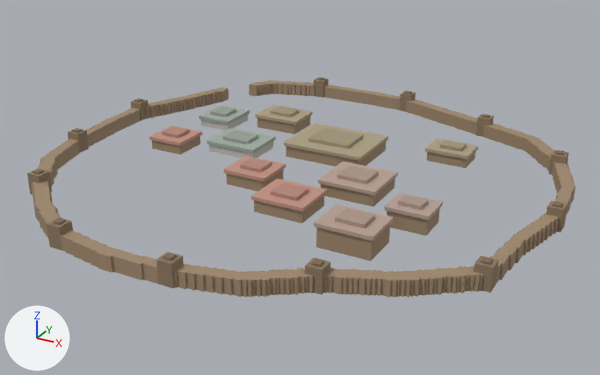
The glTF model assets/edificios/ciudad_poblado_orco_poi_2603_2084_01.glb, before and after one commit.
Rendered twice from a 50 mm lens placed at (46.1, -95.7, 45.7), pointed at (-5.8, -1.3, -1.5). Lighting does not change. The marker at lower left points along +X, +Y and +Z. The picture after the commit comes second. Vertices at exactly the same position are counted once.

The scene before the commit, as lines of its bpy script (objects in view):
```python
me_ciudad_poblado_orco_poi_2603_2084 = bpy.data.meshes.new('ciudad_poblado_orco_poi_2603_2084')
me_ciudad_poblado_orco_poi_2603_2084.from_pydata(...)  # 3035 vertices, 4254 faces; spans x -42.8..30.2, y -35.0..35.2, z 0.0..3.8
me_ciudad_poblado_orco_poi_2603_2084.materials.append(mat_vertexcolor)
ob_ciudad_poblado_orco_poi_2603_2084 = bpy.data.objects.new('ciudad_poblado_orco_poi_2603_2084', me_ciudad_poblado_orco_poi_2603_2084)
ob_ciudad_poblado_orco_poi_2603_2084.location = (0.0, 0.0, 0.0)
```
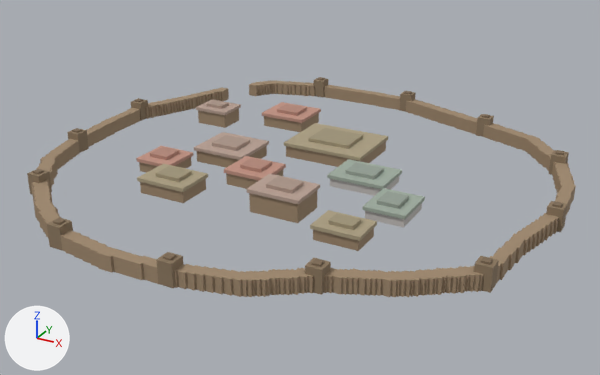
Changed parts and their boxes [x1, y1, x2, y2] in the pictures (600 x 375 px; the box of a moved part takes in the faces that stretch with it):
part 1 of me_ciudad_poblado_orco_poi_2603_2084, moved or reshaped: before [207, 128, 276, 158]; after [362, 188, 425, 228]
part 2 of me_ciudad_poblado_orco_poi_2603_2084, moved or reshaped: before [314, 205, 393, 261]; after [246, 174, 320, 223]
part 3 of me_ciudad_poblado_orco_poi_2603_2084, moved or reshaped: before [255, 105, 313, 134]; after [137, 164, 208, 203]
part 4 of me_ciudad_poblado_orco_poi_2603_2084, moved or reshaped: before [149, 126, 202, 155]; after [136, 146, 193, 173]
part 5 of me_ciudad_poblado_orco_poi_2603_2084, moved or reshaped: before [384, 193, 443, 236]; after [196, 100, 241, 128]
part 6 of me_ciudad_poblado_orco_poi_2603_2084, moved or reshaped: before [425, 138, 478, 168]; after [310, 210, 377, 251]
part 7 of me_ciudad_poblado_orco_poi_2603_2084, moved or reshaped: before [251, 179, 327, 223]; after [262, 102, 321, 132]
part 8 of me_ciudad_poblado_orco_poi_2603_2084, moved or reshaped: before [318, 162, 398, 207]; after [194, 132, 269, 168]
part 9 of me_ciudad_poblado_orco_poi_2603_2084, added: after [327, 159, 402, 196]
part 10 of me_ciudad_poblado_orco_poi_2603_2084, deleted: before [199, 105, 250, 130]

What the commit changed:
me_ciudad_poblado_orco_poi_2603_2084 has 3035 vertices, 4254 faces and spans x -42.8..30.2, y -35.0..35.2, z 0.0..3.8.
me_ciudad_poblado_orco_poi_2603_2084 is used by ob_ciudad_poblado_orco_poi_2603_2084; location (0.0, 0.0, 0.0).
me_ciudad_poblado_orco_poi_2603_2084 part 1: the loose piece of 32 vertices spanning x -23.0..-14.8, y 0.8..7.2, z 0.0..2.2 is scaled about its middle by (0.691, 1, 1), then moved by (29.2, -10.0, 0.0).
me_ciudad_poblado_orco_poi_2603_2084 part 2: the loose piece of 32 vertices spanning x 5.8..13.2, y -19.0..-13.2, z 0.0..3.8 is moved by (-12.0, 4.5, 0.0).
me_ciudad_poblado_orco_poi_2603_2084 part 3: the loose piece of 32 vertices spanning x -22.2..-14.8, y 13.5..19.2, z 0.0..2.8 is moved by (0.0, -30.0, 0.0).
me_ciudad_poblado_orco_poi_2603_2084 part 4: the loose piece of 32 vertices spanning x -31.2..-25.5, y -2.5..3.2, z 0.0..2.5 is moved by (4.0, -8.0, 0.0).
me_ciudad_poblado_orco_poi_2603_2084 part 5: the loose piece of 32 vertices spanning x 10.8..16.5, y -10.0..-5.2, z 0.0..3.2 is moved by (-42.8, 20.8, 0.0).
me_ciudad_poblado_orco_poi_2603_2084 part 6: the loose piece of 32 vertices spanning x 7.2..13.8, y 13.0..17.8, z 0.0..2.5 is moved by (-2.8, -30.5, 0.0).
me_ciudad_poblado_orco_poi_2603_2084 part 7: the loose piece of 32 vertices spanning x -5.8..1.8, y -14.2..-7.8, z 0.0..2.8 is moved by (-16.0, 29.0, 0.0).
me_ciudad_poblado_orco_poi_2603_2084 part 8: the loose piece of 32 vertices spanning x -0.8..7.5, y -5.5..2.0, z 0.0..2.8 is moved by (-21.5, 2.0, 0.0).
me_ciudad_poblado_orco_poi_2603_2084 part 9: a new loose piece of 32 vertices spanning x -1.0..7.2, y -2.2..4.2, z 0.0..2.2, in mat_vertexcolor.
me_ciudad_poblado_orco_poi_2603_2084 part 10: the loose piece of 32 vertices spanning x -30.8..-25.0, y 9.8..16.2, z 0.0..2.2 is deleted.
